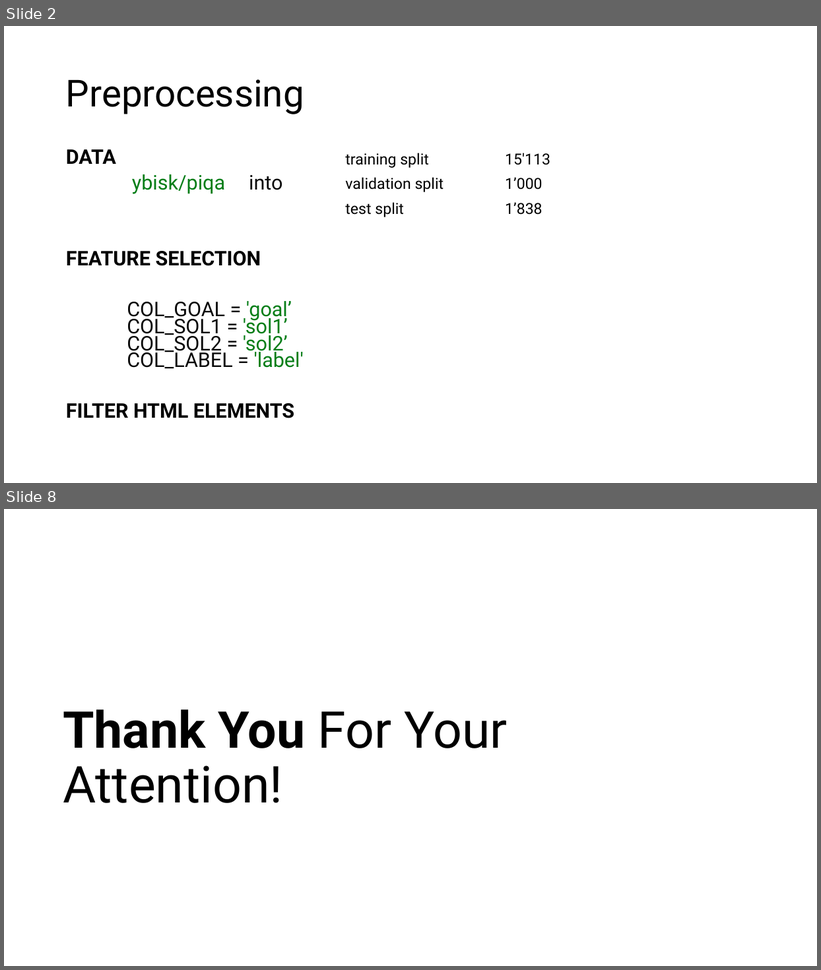
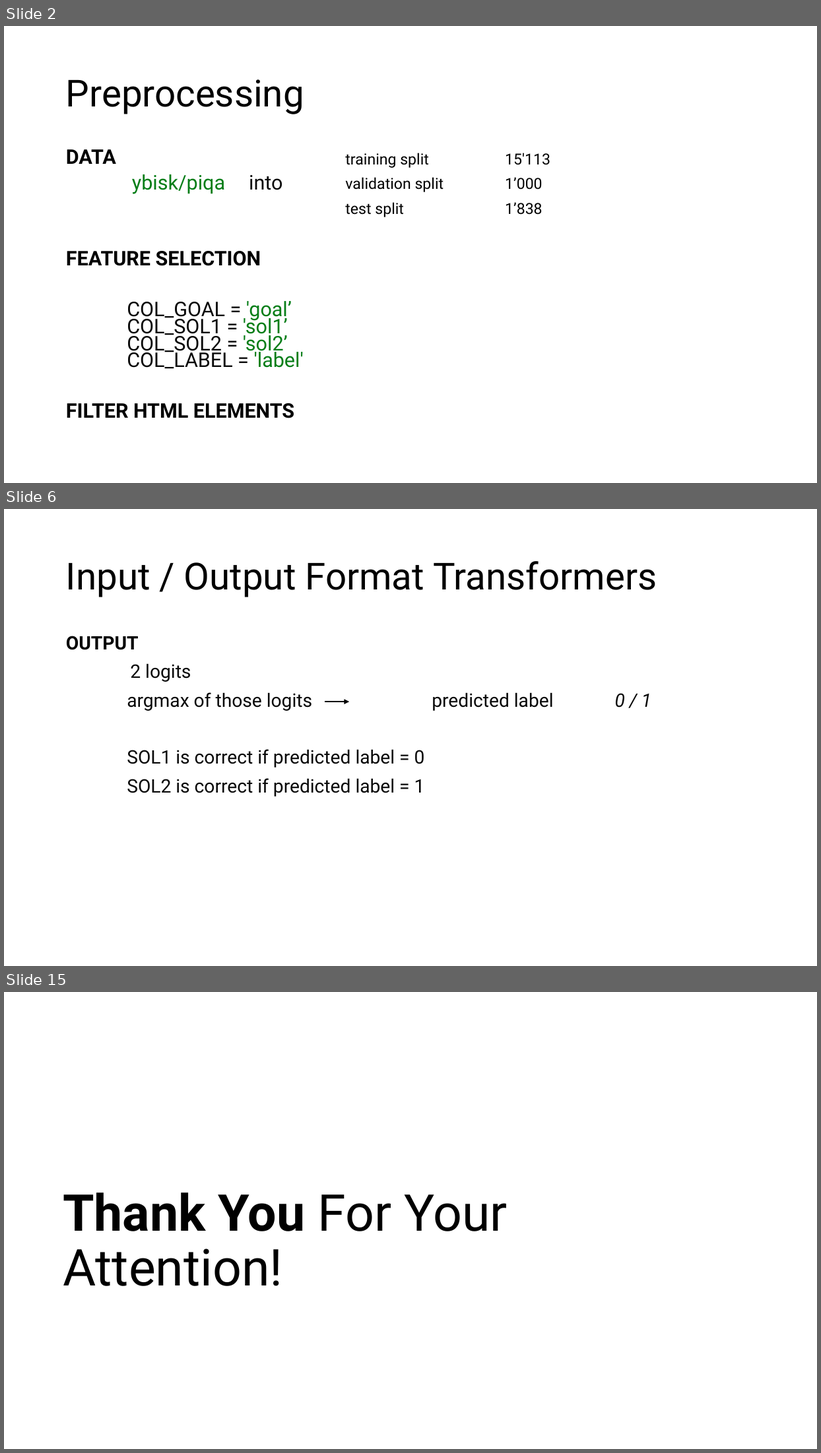
Before and after one commit to saegii/nlp, a slide deck: projects/slides/nlp-project2-presentation.pptx. Shown one above the other, each under a label of ours: slides 2 and 8 before the commit, slides 2, 6 and 15 after it; the slides between them are not shown. The pictures are 821x970 and 821x1453 pixels, drawn with LibreOffice and Linux fonts; fonts in the diff are those of the drawing. Boxes give left, top, right and bottom in pixels: in the first picture for what was removed or moved away, otherwise in the second. Text is boxed around its words. In the diff, an @@ line names an element or a change of style, - is before the commit and + after.

```diff
--- a/projects/slides/nlp-project2-presentation.pptx
+++ b/projects/slides/nlp-project2-presentation.pptx
@@ slide 6 added at box(4, 509, 817, 966), background #FFFFFF @@
@@ title added at box(66, 561, 657, 597), 44 pt, text #000000 @@
+Input / Output Format Transformers
@@ text added at box(66, 636, 425, 797), 22 pt, text #080808 @@
+OUTPUT
+2 logits
+argmax of those logits predicted label 0 / 1
+SOL1 is correct if predicted label = 0
+SOL2 is correct if predicted label = 1
@@ arrow added from (325, 702) to (349, 702), #000000 1.5 pt @@
@@ what was slide 8 is now slide 15 @@
```
Also in this commit, not shown: 3 slides changed, 9 other slides added, 3 slides removed, 1 other file.
